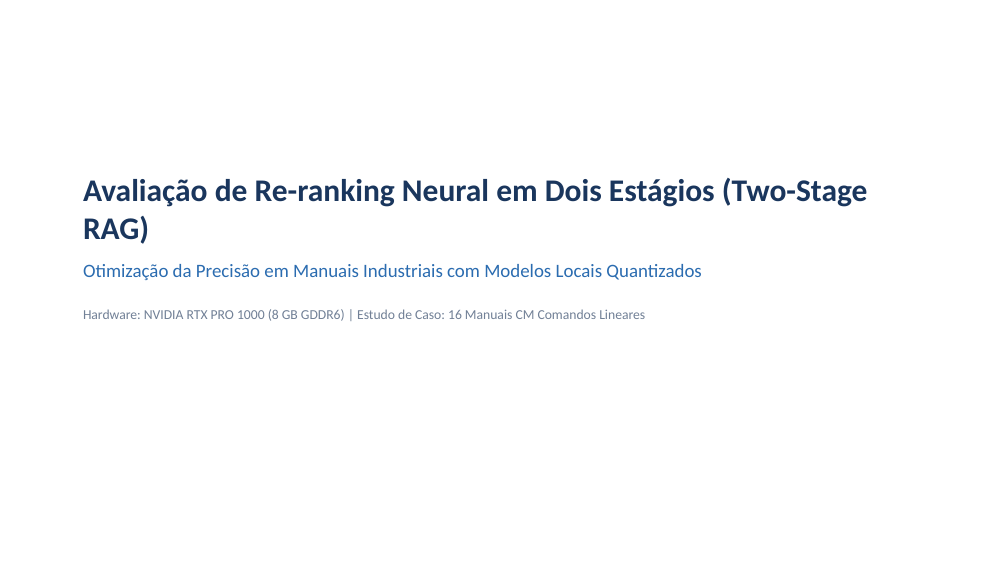
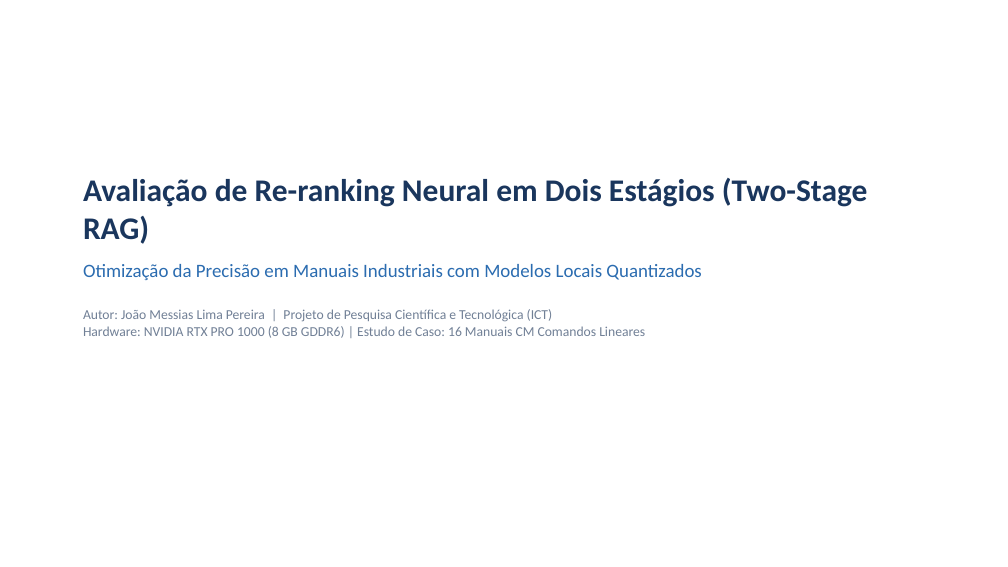
Before and after one commit to joaorura/rag_eval, a slide deck: slide 1 of docs/apresentacao_rerankers.pptx. Drawn at 1008x567 pixels with LibreOffice and Linux fonts; fonts in the diff are those of the drawing. Boxes give left, top, right and bottom in pixels: in the first picture for what was removed or moved away, otherwise in the second. Text is boxed around its words. In the diff, an @@ line names an element or a change of style, - is before the commit and + after.

Commit message:
docs: update author to João Messias Lima Pereira and add CPU-only server architecture recommendations

```diff
--- a/docs/apresentacao_rerankers.pptx
+++ b/docs/apresentacao_rerankers.pptx
@@ text at [83, 309, 645, 338]: text changed @@
-Hardware: NVIDIA RTX PRO 1000 (8 GB GDDR6) | Estudo de Caso: 16 Manuais CM Comandos Lineares
+Autor: João Messias Lima Pereira | Projeto de Pesquisa Científica e Tecnológica (ICT)
+Hardware: NVIDIA RTX PRO 1000 (8 GB GDDR6) | Estudo de Caso: 16 Manuais CM Comandos Lineares
```
Also in this commit, not shown: 34 other files.
